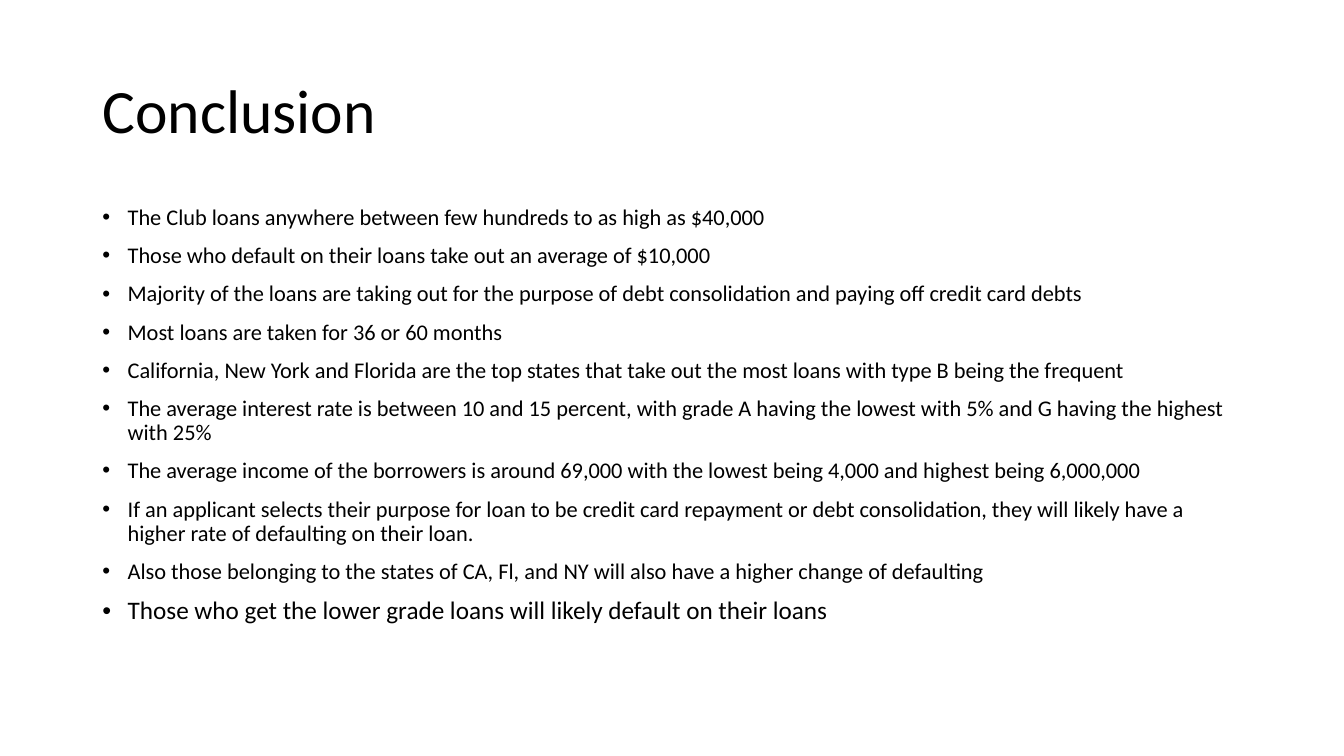
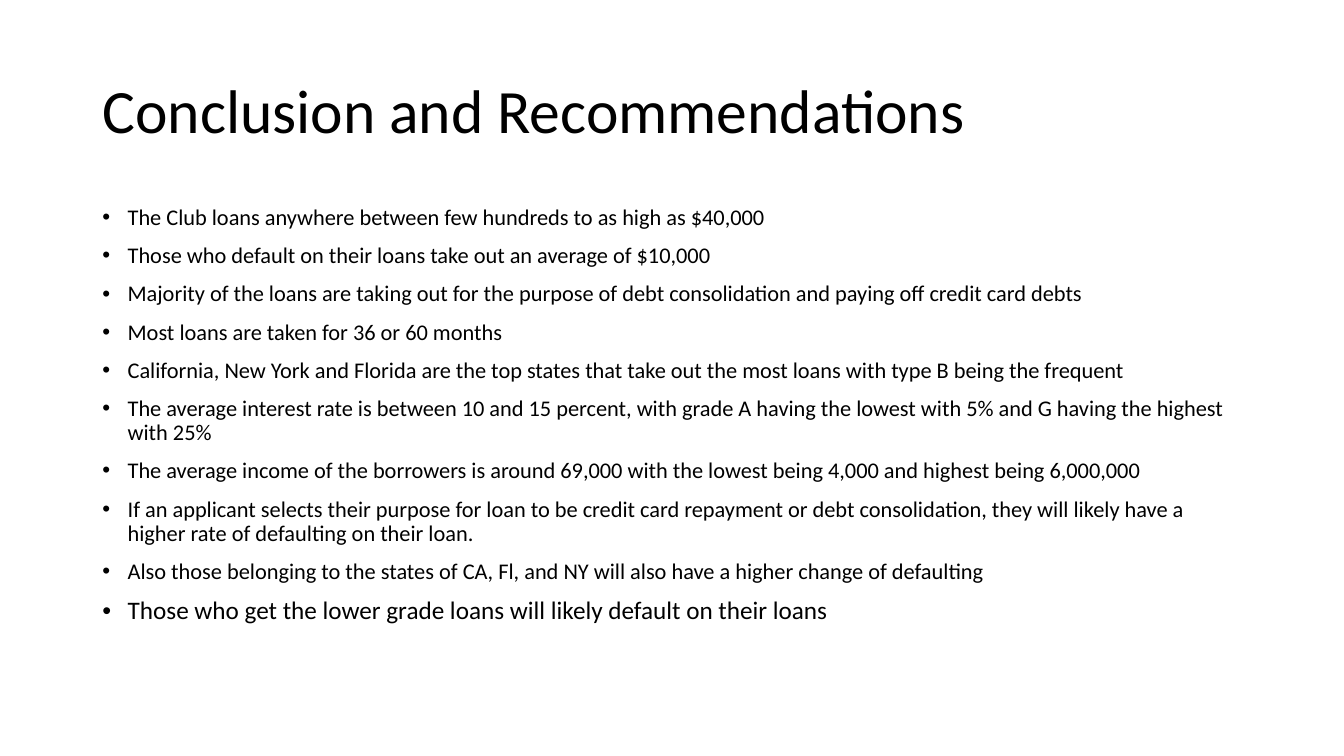
Before and after one commit to faisalsahak/lending_club_case_study, a slide deck: slide 11 of lendingClubCaseStudy.pptx. Drawn at 1344x756 pixels with LibreOffice and Linux fonts; fonts in the diff are those of the drawing. Boxes give left, top, right and bottom in pixels: in the first picture for what was removed or moved away, otherwise in the second. Text is boxed around its words. In the diff, an @@ line names an element or a change of style, - is before the commit and + after.

```diff
--- a/lendingClubCaseStudy.pptx
+++ b/lendingClubCaseStudy.pptx
@@ title at box(102, 90, 965, 134): text changed @@
-Conclusion
+Conclusion and Recommendations
```
Also in this commit, not shown: 1 other file.
